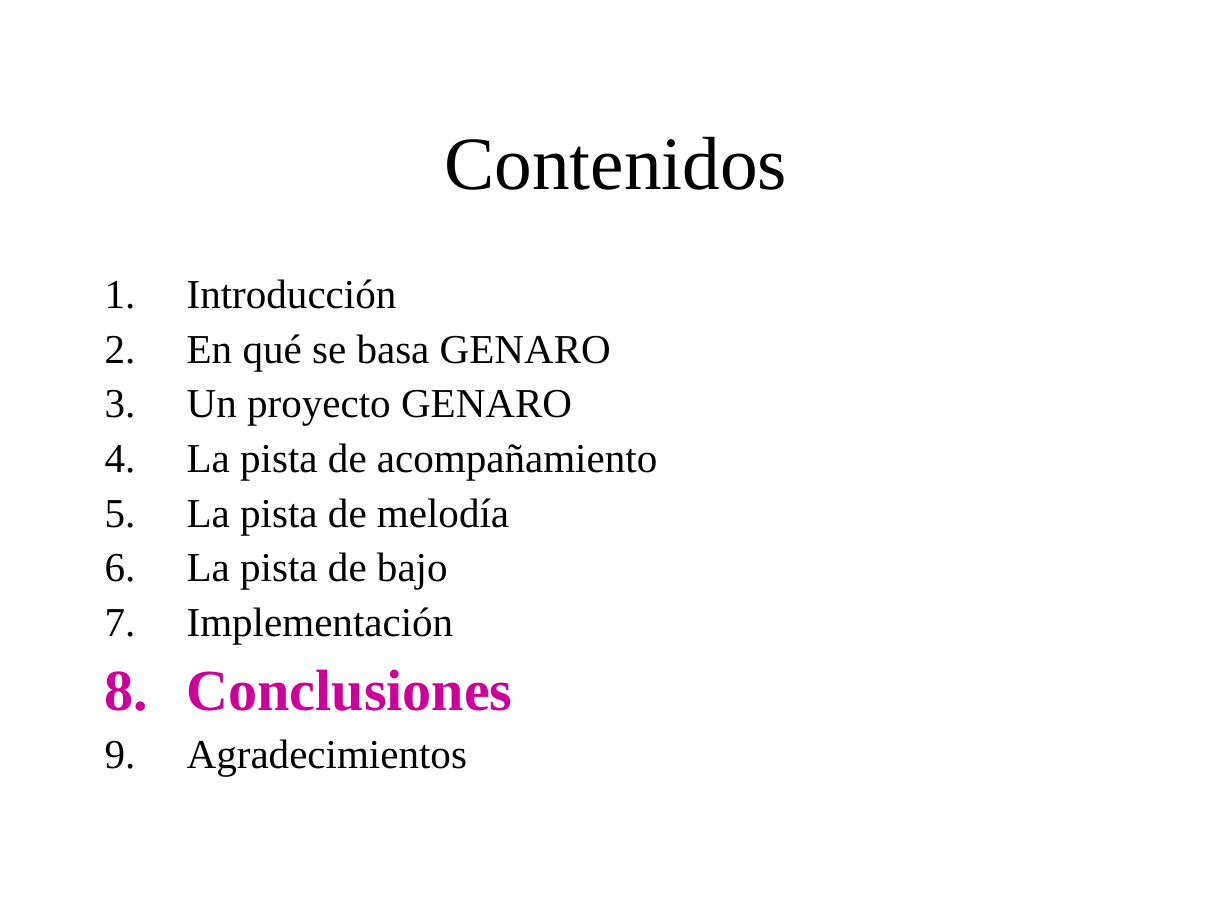
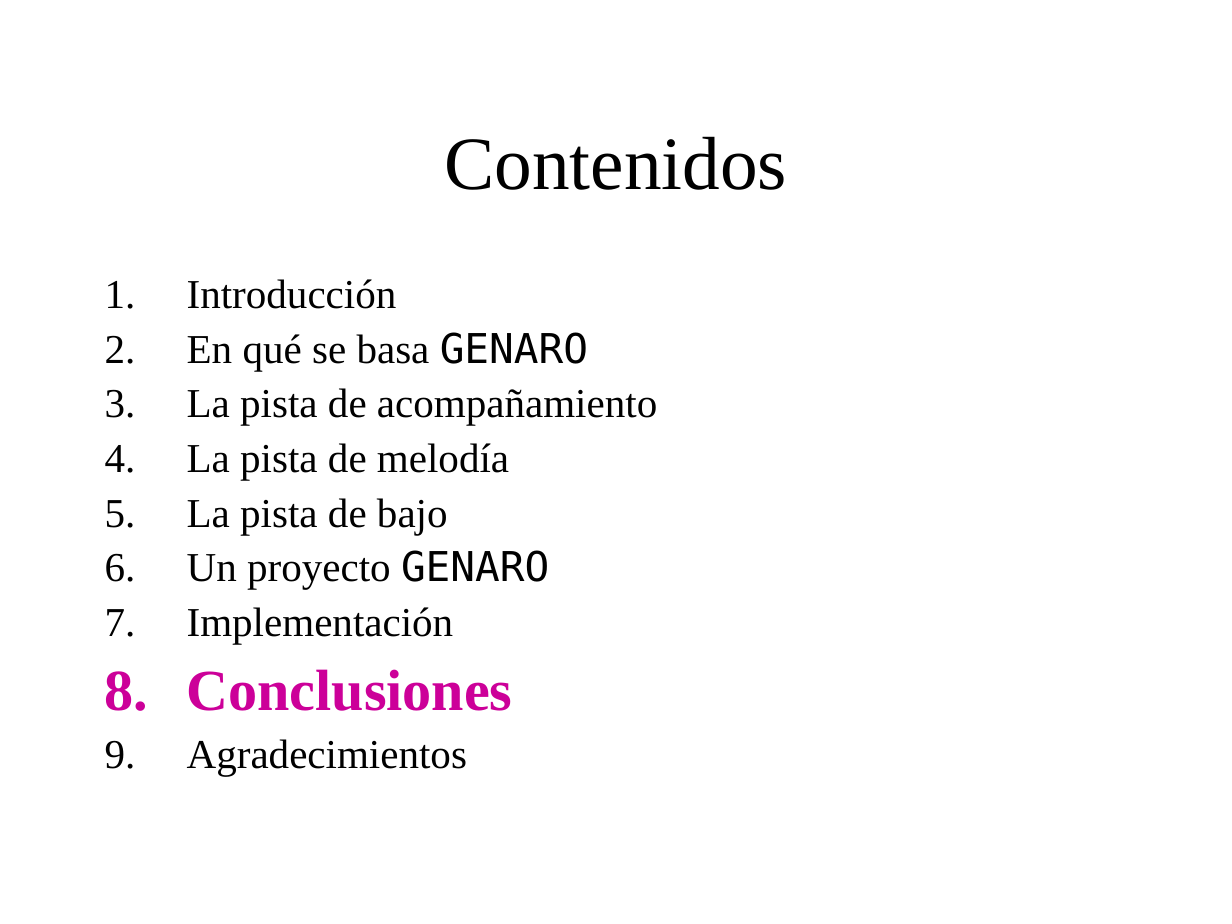
Before and after one commit to BackupTheBerlios/genaro, a slide deck: slide 33 of Documentos/MemoriaSSII/presentacion_proyecto2.ppt (slide 36 before the commit). Drawn at 1232x924 pixels with LibreOffice and Linux fonts; fonts in the diff are those of the drawing; background and template pictures are left out. Boxes give left, top, right and bottom in pixels: in the first picture for what was removed or moved away, otherwise in the second. Text is boxed around its words. In the diff, an @@ line names an element or a change of style, - is before the commit and + after.

```diff
--- a/Documentos/MemoriaSSII/presentacion_proyecto2.ppt
+++ b/Documentos/MemoriaSSII/presentacion_proyecto2.ppt
@@ text at <box>187,332,588,371</box>: font Times New Roman to DejaVu Sans Mono in "GENARO" @@
@@ text at <box>187,389,572,425</box>: paragraph removed @@
-3. Un proyecto GENARO
@@ text at <box>187,550,549,589</box>: paragraph added @@
+6. Un proyecto GENARO
```
Also in this commit, not shown: 9 other slides changed, 3 slides removed.
